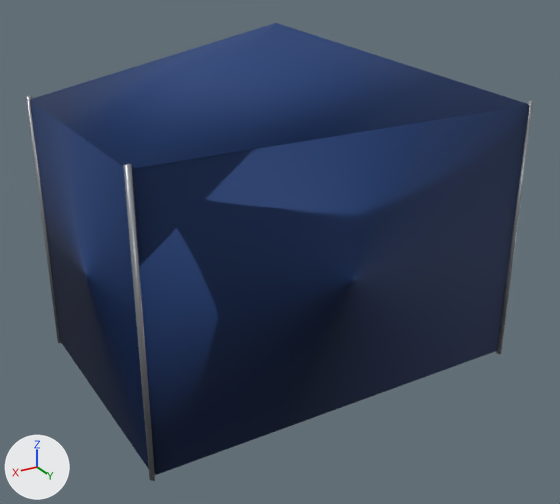
Two versions of the glTF model assets/actors/sideline/medical_tent_lod1.glb, one commit apart.
Before and after are seen from a 50 mm camera at (2.84, 4.78, 3.21) aimed at (0.06, 0.15, 0.9). The lights are fixed; the arrows at lower left show +X, +Y and +Z. The picture after the commit comes second. Where no turn or scale is listed for an object, it has been applied to the vertices.

In view in the first picture: 'medical_tent__prop_steel', 'medical_tent__tint_team_secondary'.
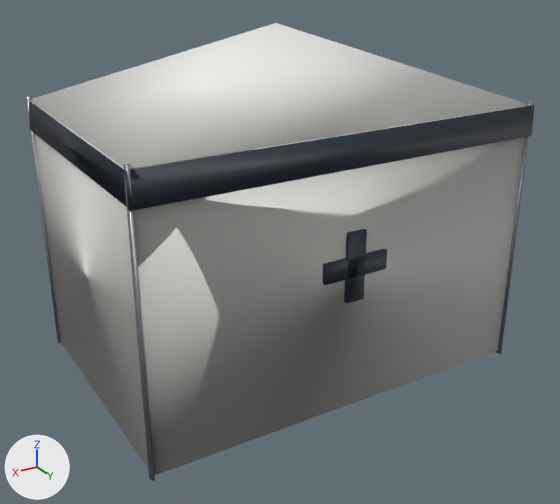
Boxes [x1, y1, x2, y2] around the edits, measured in the pictures (560 x 504 px):
```json
{"object": "medical_tent__tint_team_secondary", "change": "recoloured", "before": [30, 23, 529, 475], "after": [30, 23, 529, 475], "on screen": "dark blue to white"}
{"object": "medical_tent__tint_team_primary", "change": "added", "after": [26, 100, 535, 303]}
```

Edits to the scene script, one JSON object a line:
```json
{"op": "add", "block": "mat_prop_white", "code": ["mat_prop_white = principled_material('prop_white')", "mat_prop_white.base_color = (0.847, 0.847, 0.807)  # white #edede8", "mat_prop_white.roughness = 0.55"]}
{"op": "add", "block": "mat_tint_team_primary", "code": ["mat_tint_team_primary = principled_material('tint_team_primary')", "mat_tint_team_primary.base_color = (0.0194, 0.0296, 0.0452)  # dark blue #26303c", "mat_tint_team_primary.roughness = 0.6"]}
{"block": "me_medical_tent__tint_team_secondary_001", "where": "me_medical_tent__tint_team_secondary_001.from_pydata(...)  # 21 vertices, 22 faces; spans x -1.5..1.5, y 0.0..2.0, z -1.0..1.55"}
{"op": "remove", "block": "me_medical_tent__tint_team_secondary_001", "code": "me_medical_tent__tint_team_secondary_001.materials.append(mat_tint_team_secondary)  # dark blue #1c3e77"}
{"op": "add", "block": "me_medical_tent__tint_team_secondary_001", "code": "me_medical_tent__tint_team_secondary_001.materials.append(mat_prop_white)  # white #edede8"}
{"op": "add", "block": "me_medical_tent__tint_team_primary", "code": ["me_medical_tent__tint_team_primary = bpy.data.meshes.new('medical_tent__tint_team_primary')", "me_medical_tent__tint_team_primary.from_pydata(...)  # 34 vertices, 44 faces; spans x -1.52..1.52, y -0.02..2.04, z -0.15..1.0", "me_medical_tent__tint_team_primary.materials.append(mat_tint_team_primary)  # dark blue #26303c"]}
{"op": "add", "block": "ob_medical_tent__tint_team_primary", "code": ["ob_medical_tent__tint_team_primary = bpy.data.objects.new('medical_tent__tint_team_primary', me_medical_tent__tint_team_primary)", "ob_medical_tent__tint_team_primary.location = (0.0, -1.0, 1.0)"]}
```
